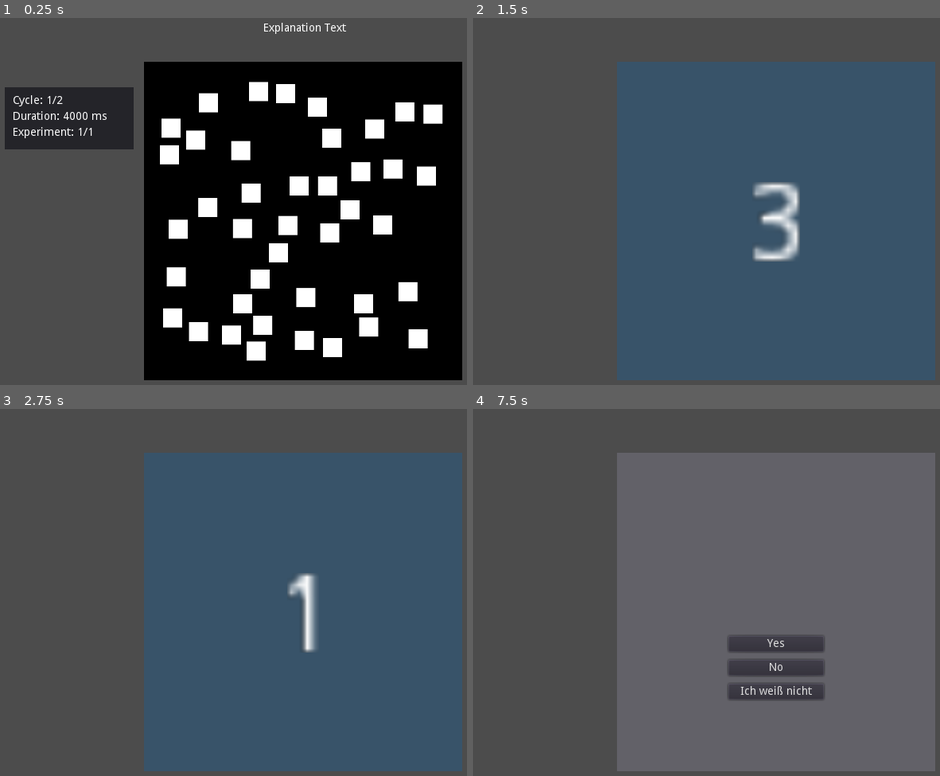
Above: before the commit, frames 1-4 (two rows, left to right).
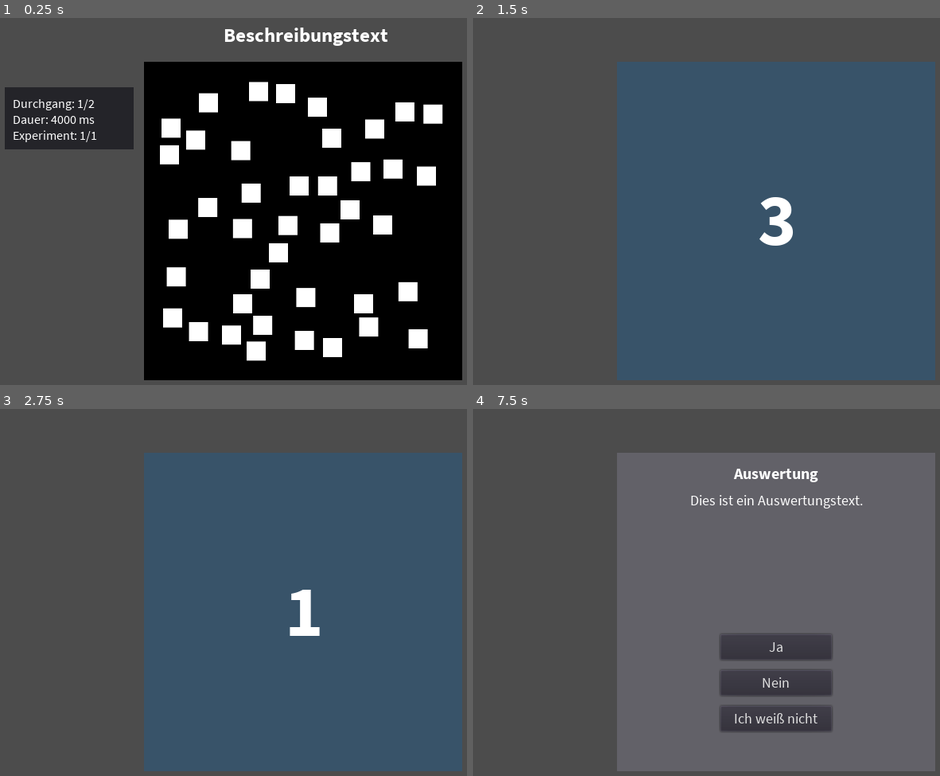
Above: after the commit, the same moments.

Repository: nevs-devs/preattentiv
Game: Godot game, scene res://Main.tscn
Same seed, same stepped clock (60 frames per second), same inputs: the game is played once before the commit and once after it.
Inputs:
- Up to frame 1 (0.25 s): no input
- Up to frame 2 (1.5 s): tap Enter (ui_accept) at 0.5, 0.77, 1.25 s
- Up to frame 3 (2.75 s): tap Enter (ui_accept) at 1.52, 2 s
- Up to frame 4 (7.5 s): tap Enter (ui_accept) at 3.02, 3.5, 3.77, 4.52, 6.02, 6.77 s

The runs differ from the first frame. In frame 1, 1.6% of the frame differs, in the area x 2-83%, y 1-34%; in frame 2, 1.6%; in frame 3, 0.9%; in frame 4, 4.5%, in the area x 46-84%, y 16-89%.

Commit message:
custom font added

Diff:
--- a/Countdown.tscn
+++ b/Countdown.tscn
@@ -1,4 +1,10 @@
-[gd_scene format=2]
+[gd_scene load_steps=3 format=2]
+
+[ext_resource path="res://res/font/SourceSansPro-Bold.ttf" type="DynamicFontData" id=1]
+
+[sub_resource type="DynamicFont" id=1]
+size = 92
+font_data = ExtResource( 1 )
 
 [node name="Countdown" type="Node2D"]
 
@@ -13,11 +19,11 @@
 }
 
 [node name="Label" type="Label" parent="."]
-margin_left = -40.0
-margin_top = -59.0
-margin_right = -32.0
-margin_bottom = -45.0
-rect_scale = Vector2( 10, 10 )
+margin_left = -23.1631
+margin_top = -60.8617
+margin_right = 25.8369
+margin_bottom = 56.1383
+custom_fonts/font = SubResource( 1 )
 text = "3"
 align = 1
 __meta__ = {
--- a/Explanation.tscn
+++ b/Explanation.tscn
@@ -1,13 +1,24 @@
-[gd_scene format=2]
+[gd_scene load_steps=5 format=2]
+
+[ext_resource path="res://res/font/SourceSansPro-Regular.ttf" type="DynamicFontData" id=1]
+[ext_resource path="res://res/font/SourceSansPro-Bold.ttf" type="DynamicFontData" id=2]
+
+[sub_resource type="DynamicFont" id=1]
+size = 25
+font_data = ExtResource( 2 )
+
+[sub_resource type="DynamicFont" id=2]
+font_data = ExtResource( 1 )
 
 [node name="Explanation" type="Node2D"]
 
 [node name="Label" type="Label" parent="."]
-margin_left = 350.0
-margin_top = 51.0
-margin_right = 454.0
-margin_bottom = 65.0
-text = "Explanation Text"
+margin_left = 300.0
+margin_top = 50.0
+margin_right = 488.0
+margin_bottom = 82.0
+custom_fonts/font = SubResource( 1 )
+text = "Beschreibungstext"
 __meta__ = {
 "_edit_use_anchors_": false
 }
@@ -26,7 +37,8 @@
 margin_top = 10.0
 margin_right = 110.0
 margin_bottom = 24.0
-text = "cycle"
+custom_fonts/font = SubResource( 2 )
+text = "Durchgang"
 __meta__ = {
 "_edit_use_anchors_": false
 }
@@ -36,7 +48,8 @@
 margin_top = 30.0
 margin_right = 105.0
 margin_bottom = 44.0
-text = "duration"
+custom_fonts/font = SubResource( 2 )
+text = "Dauer"
 __meta__ = {
 "_edit_use_anchors_": false
 }
@@ -46,4 +59,8 @@
 margin_top = 50.0
 margin_right = 110.0
 margin_bottom = 64.0
-text = "experiment"
+custom_fonts/font = SubResource( 2 )
+text = "Experiment"
+__meta__ = {
+"_edit_use_anchors_": false
+}
--- a/Main.gd
+++ b/Main.gd
@@ -43,8 +43,8 @@
 	start_explanation()
 
 func start_explanation():
-	$"Explanation/InfoPanel/DurationLabel".text = "Duration: " + str(int(1000*DURATIONS[duration_index])) + " ms"
-	$"Explanation/InfoPanel/CycleLabel".text = "Cycle: " + str(cycle_index + 1) + "/" + str(NUM_CYCLES)
+	$"Explanation/InfoPanel/DurationLabel".text = "Dauer: " + str(int(1000*DURATIONS[duration_index])) + " ms"
+	$"Explanation/InfoPanel/CycleLabel".text = "Durchgang: " + str(cycle_index + 1) + "/" + str(NUM_CYCLES)
 	$"Explanation/InfoPanel/ExperimentLabel".text = "Experiment: " + str(experiment_index + 1) + "/" + str(len(EXPERIMENTS))
 	$"Show".visible = true
 	$"Countdown".visible = false
--- a/Result.tscn
+++ b/Result.tscn
@@ -1,6 +1,23 @@
-[gd_scene load_steps=2 format=2]
+[gd_scene load_steps=8 format=2]
 
 [ext_resource path="res://Result.gd" type="Script" id=1]
+[ext_resource path="res://res/font/SourceSansPro-Regular.ttf" type="DynamicFontData" id=2]
+[ext_resource path="res://res/font/SourceSansPro-Bold.ttf" type="DynamicFontData" id=3]
+
+[sub_resource type="DynamicFont" id=1]
+size = 18
+font_data = ExtResource( 2 )
+
+[sub_resource type="DynamicFont" id=3]
+size = 20
+font_data = ExtResource( 3 )
+
+[sub_resource type="DynamicFontData" id=4]
+font_path = "res://res/font/SourceSansPro-Regular.ttf"
+
+[sub_resource type="DynamicFont" id=2]
+size = 18
+font_data = SubResource( 4 )
 
 [node name="Result" type="Node2D"]
 script = ExtResource( 1 )
@@ -16,31 +33,59 @@
 }
 
 [node name="Yes" type="Button" parent="."]
-margin_left = -60.0
-margin_top = 30.0
-margin_right = 60.0
-margin_bottom = 49.9369
-text = "Yes"
+margin_left = -70.0
+margin_top = 28.0
+margin_right = 70.0
+margin_bottom = 60.0
+custom_fonts/font = SubResource( 1 )
+text = "Ja"
 __meta__ = {
 "_edit_use_anchors_": false
 }
 
 [node name="No" type="Button" parent="."]
-margin_left = -60.0
-margin_top = 60.0
-margin_right = 60.0
-margin_bottom = 78.4724
-text = "No"
+margin_left = -70.0
+margin_top = 73.0
+margin_right = 70.0
+margin_bottom = 105.0
+custom_fonts/font = SubResource( 1 )
+text = "Nein"
 __meta__ = {
 "_edit_use_anchors_": false
 }
 
 [node name="Maybe" type="Button" parent="."]
-margin_left = -60.0
-margin_top = 90.0
-margin_right = 60.0
-margin_bottom = 110.0
+margin_left = -70.0
+margin_top = 118.0
+margin_right = 70.0
+margin_bottom = 150.0
+custom_fonts/font = SubResource( 1 )
 text = "Ich weiß nicht"
 __meta__ = {
 "_edit_use_anchors_": false
 }
+
+[node name="Heading" type="Label" parent="."]
+margin_left = -159.0
+margin_top = -191.0
+margin_right = 160.0
+margin_bottom = -156.0
+custom_fonts/font = SubResource( 3 )
+text = "Auswertung"
+align = 1
+valign = 1
+__meta__ = {
+"_edit_use_anchors_": false
+}
+
+[node name="Description" type="Label" parent="."]
+margin_left = -159.0
+margin_top = -152.0
+margin_right = 160.0
+margin_bottom = -23.0
+custom_fonts/font = SubResource( 2 )
+text = "Dies ist ein Auswertungstext."
+align = 1
+__meta__ = {
+"_edit_use_anchors_": false
+}
Binary file added: res/closure.aseprite
Binary file added: res/font/SourceSansPro-Bold.ttf
Binary file added: res/font/SourceSansPro-Regular.ttf
Binary file added: res/shapes.aseprite
Binary file added: res/size.aseprite
